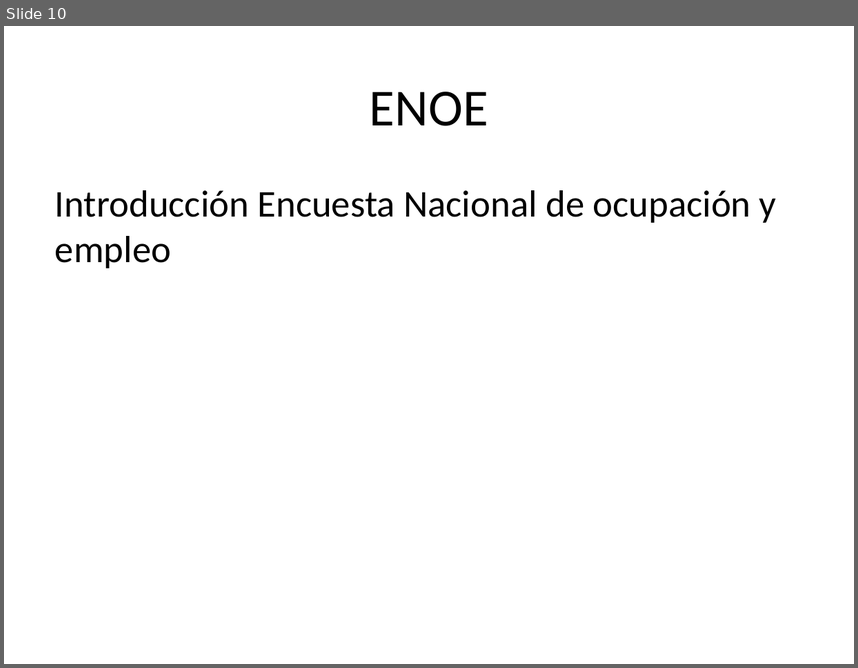
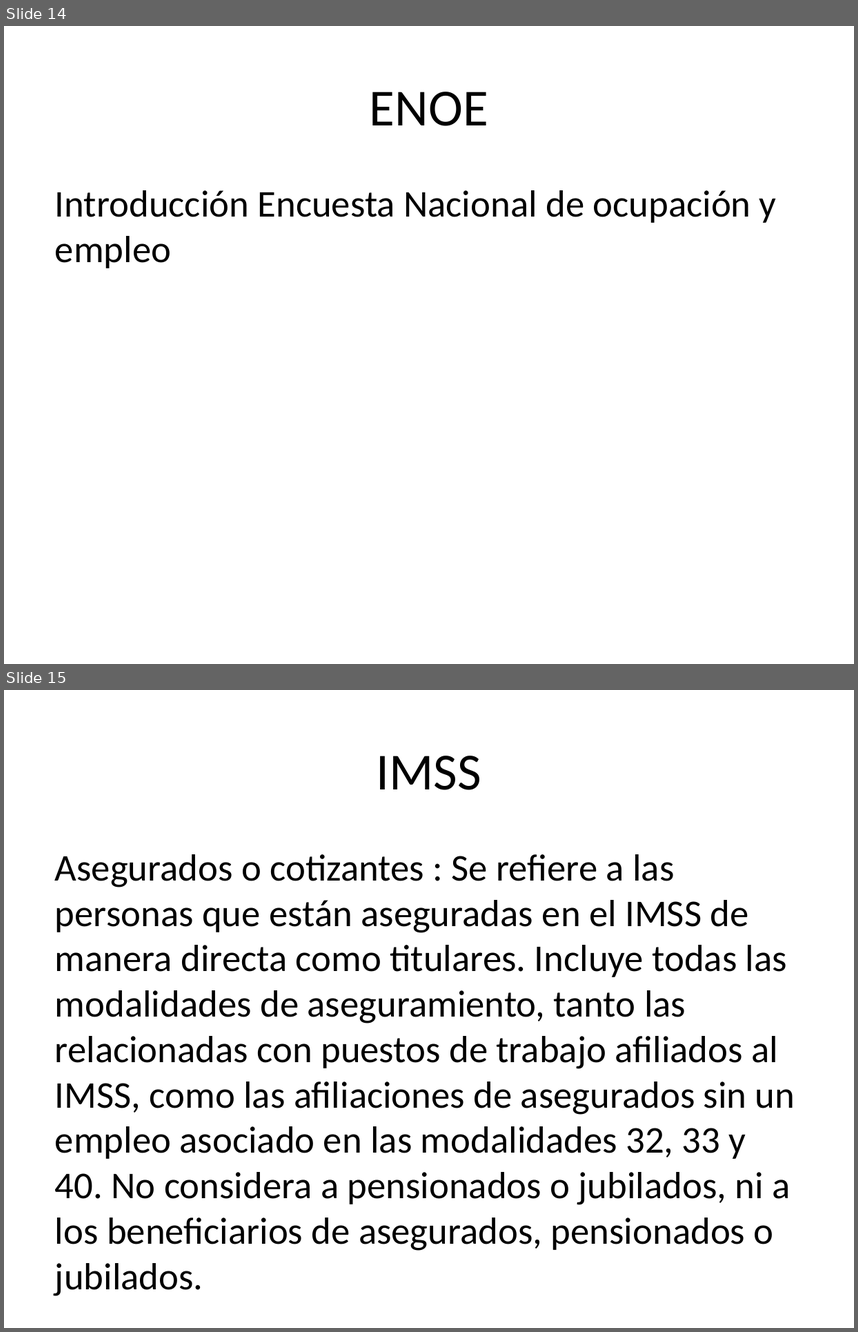
Before and after one commit to ITESO-PAP4J09-Ciencia-de-datos/COVID19, a slide deck: INDICADORES_MACROECONOMICOS/José/Presentación.pptx. Shown one above the other, each under a label of ours: slide 10 before the commit, slides 14 and 15 after it. The pictures are 858x668 and 858x1332 pixels, drawn with LibreOffice and Linux fonts; fonts in the diff are those of the drawing. Boxes give left, top, right and bottom in pixels: in the first picture for what was removed or moved away, otherwise in the second. Text is boxed around its words. In the diff, an @@ line names an element or a change of style, - is before the commit and + after.

```diff
--- a/INDICADORES_MACROECONOMICOS/José/Presentación.pptx
+++ b/INDICADORES_MACROECONOMICOS/José/Presentación.pptx
@@ slide 15 added at [4, 690, 854, 1328], background #FFFFFF @@
@@ title added at [377, 756, 481, 790], 44 pt, text #000000 @@
+IMSS
@@ text added at [55, 854, 795, 1250], 32 pt, text #000000 @@
+Asegurados o cotizantes : Se refiere a las personas que están aseguradas en el IMSS de manera directa como titulares. Incluye todas las modalidades de aseguramiento, tanto las relacionadas con puestos de trabajo afiliados al IMSS, como las afiliaciones de asegurados sin un empleo asociado en las modalidades 32, 33 y 40. No considera a pensionados o jubilados, ni a los beneficiarios de asegurados, pensionados o jubilados.
@@ what was slide 10 is now slide 14 @@
```
Also in this commit, not shown: 6 other slides added, 2 slides removed, 4 other files.
